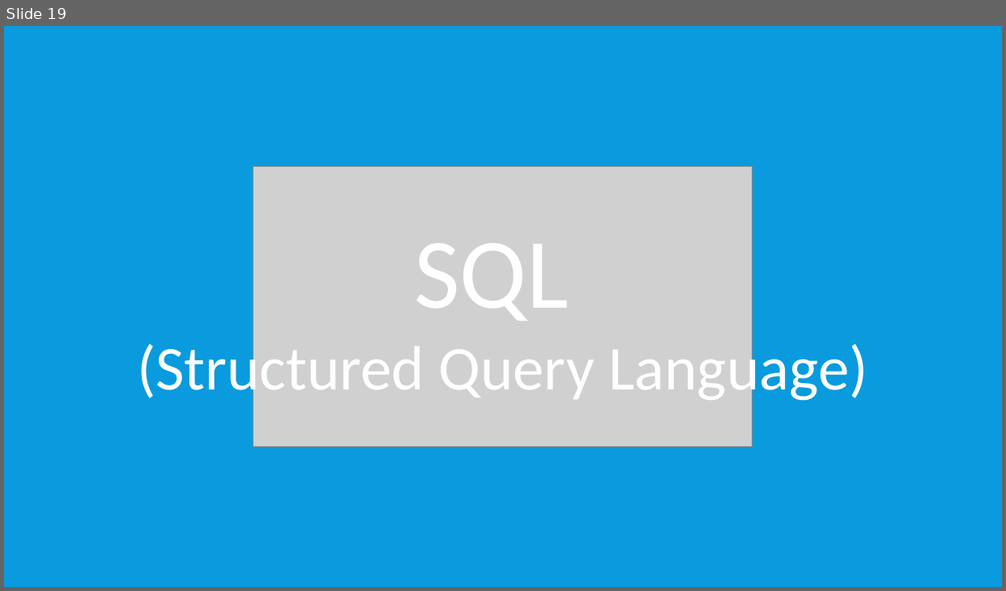
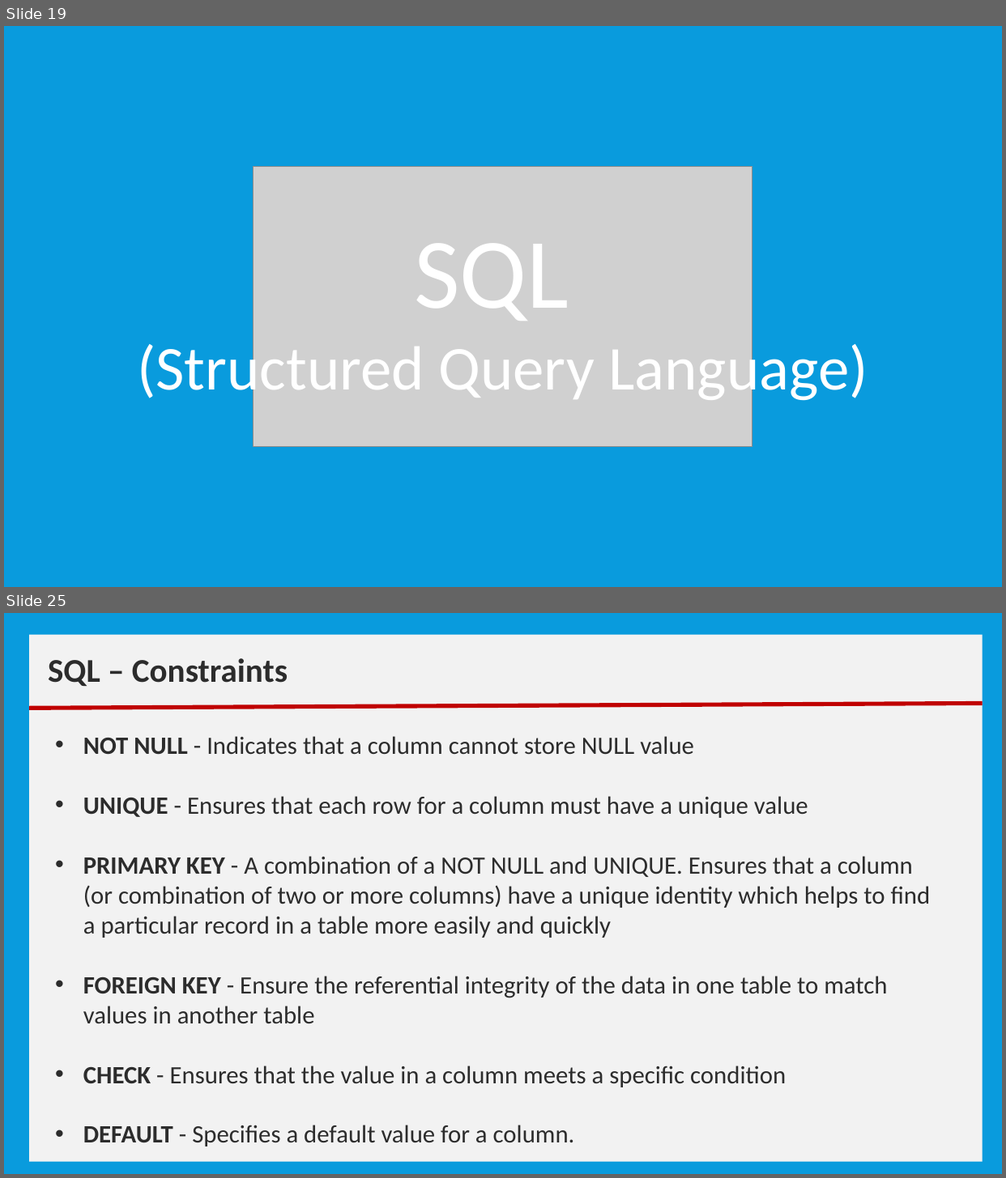
Before and after one commit to nmsgit1234/TechnicalDocs, a slide deck: training/core_java/12_Training_CoreJava_Datbase_Fundamentals.pptx. Shown one above the other, each under a label of ours: slide 19 before the commit, slides 19 and 25 after it; the slides between them are not shown. The pictures are 1006x591 and 1006x1178 pixels, drawn with LibreOffice and Linux fonts; fonts in the diff are those of the drawing; grey boxes stand for pictures. Boxes give left, top, right and bottom in pixels: in the first picture for what was removed or moved away, otherwise in the second. Text is boxed around its words. In the diff, an @@ line names an element or a change of style, - is before the commit and + after.

```diff
--- a/training/core_java/12_Training_CoreJava_Datbase_Fundamentals.pptx
+++ b/training/core_java/12_Training_CoreJava_Datbase_Fundamentals.pptx
@@ slide 25 added at [4, 613, 1002, 1174], background #099BDD @@
@@ rectangle added at [29, 635, 982, 1162], fill #F2F2F2 @@
@@ text added at [48, 658, 288, 686], 32 pt, text #2C2C2C, bold @@
+SQL – Constraints
@@ line added from (29, 708) to (982, 704), #C00000 4 pt @@
@@ text added at [83, 736, 931, 1147], 24 pt, text #2C2C2C @@
+• NOT NULL - Indicates that a column cannot store NULL value
+• UNIQUE - Ensures that each row for a column must have a unique value
+• PRIMARY KEY - A combination of a NOT NULL and UNIQUE. Ensures that a column (or combination of two or more columns) have a unique identity which helps to find a particular record in a table more easily and quickly
+• FOREIGN KEY - Ensure the referential integrity of the data in one table to match values in another table
+• CHECK - Ensures that the value in a column meets a specific condition
+• DEFAULT - Specifies a default value for a column.
```
Also in this commit, not shown: 1 slide changed, 27 other slides added, 16 slides removed, 1 other file.
